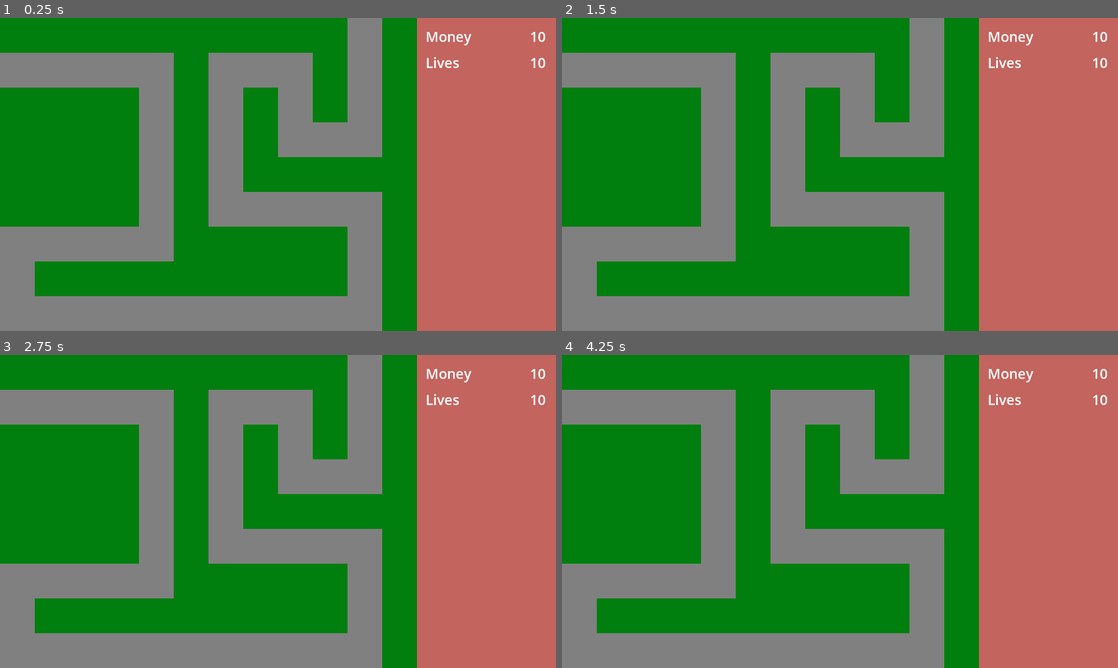
Above: before the commit, frames 1-4 (two rows, left to right).
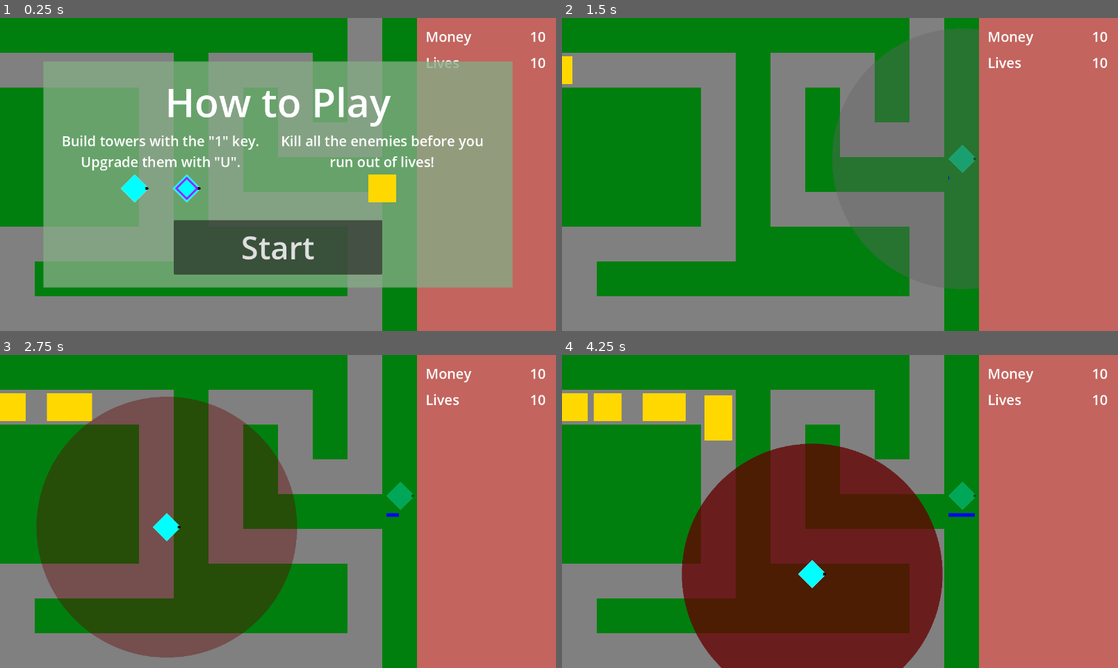
Above: after the commit, the same moments.

Repository: phrasmotica/godot-tower-defence
Game: Godot game, scene res://scenes/game.tscn
Same seed, same stepped clock (60 frames per second), same inputs: the game is played once before the commit and once after it.
Inputs (mouse positions are in pixels of both pictures, inside the frame that each line leads up to):
- Up to frame 1 (0.25 s): no input
- Up to frame 2 (1.5 s): click (840, 246) at 0.5 s, where only the run after the commit has a clickable "Start"; tap Enter (ui_accept) at 1.25 s; move the mouse to (962, 158) at 1.27 s; hold U (tower_upgrade) from 1.28 s (still down); tap 1 (tower_1) at 1.35 s; click (962, 158) at 1.42 s
- Up to frame 3 (2.75 s): tap Enter (ui_accept) at 1.52, 2.27 s; move the mouse to (166, 527) at 2.02 s; release U (tower_upgrade) at 2.03 s; tap 1 (tower_1) at 2.1 s
- Up to frame 4 (4.25 s): move the mouse to (895, 442) at 2.77 s; hold U (tower_upgrade) from 2.78 s (still down); tap 1 (tower_1) at 2.85, 3.6 s; move the mouse to (812, 574) at 3.52 s; click (812, 574) at 3.67 s; tap Enter (ui_accept) at 3.77 s

The runs differ from the first frame. In frame 1, 61% of the frame differs, in the area x 7-93%, y 13-87%; in frame 2, 10%; in frame 3, 32%; in frame 4, 31%.

Commit message:
Fix z-index of start game/game over screens

Diff:
--- a/scenes/game.tscn
+++ b/scenes/game.tscn
@@ -203,7 +203,7 @@
 [node name="UICanvas" type="CanvasLayer" parent="."]
 
 [node name="StartGame" parent="UICanvas" instance=ExtResource("9_sjprc")]
-visible = false
+z_index = 100
 
 [node name="GameUI" parent="UICanvas" instance=ExtResource("10_gkcsa")]
 offset_left = 960.0
@@ -211,6 +211,7 @@
 
 [node name="GameOver" parent="UICanvas" instance=ExtResource("9_2ng1j")]
 visible = false
+z_index = 100
 
 [connection signal="lives_depleted" from="Managers/LivesManager" to="UICanvas/GameOver" method="_on_lives_manager_lives_depleted"]
 [connection signal="enemy_died" from="Enemies/PathWaypoints" to="Managers/BankManager" method="_on_path_waypoints_enemy_died"]
